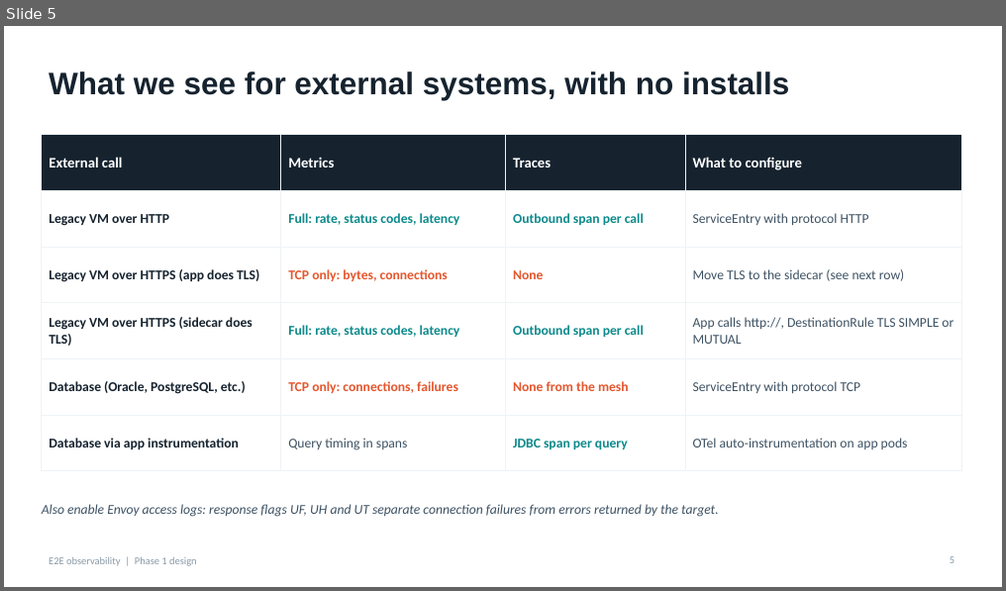
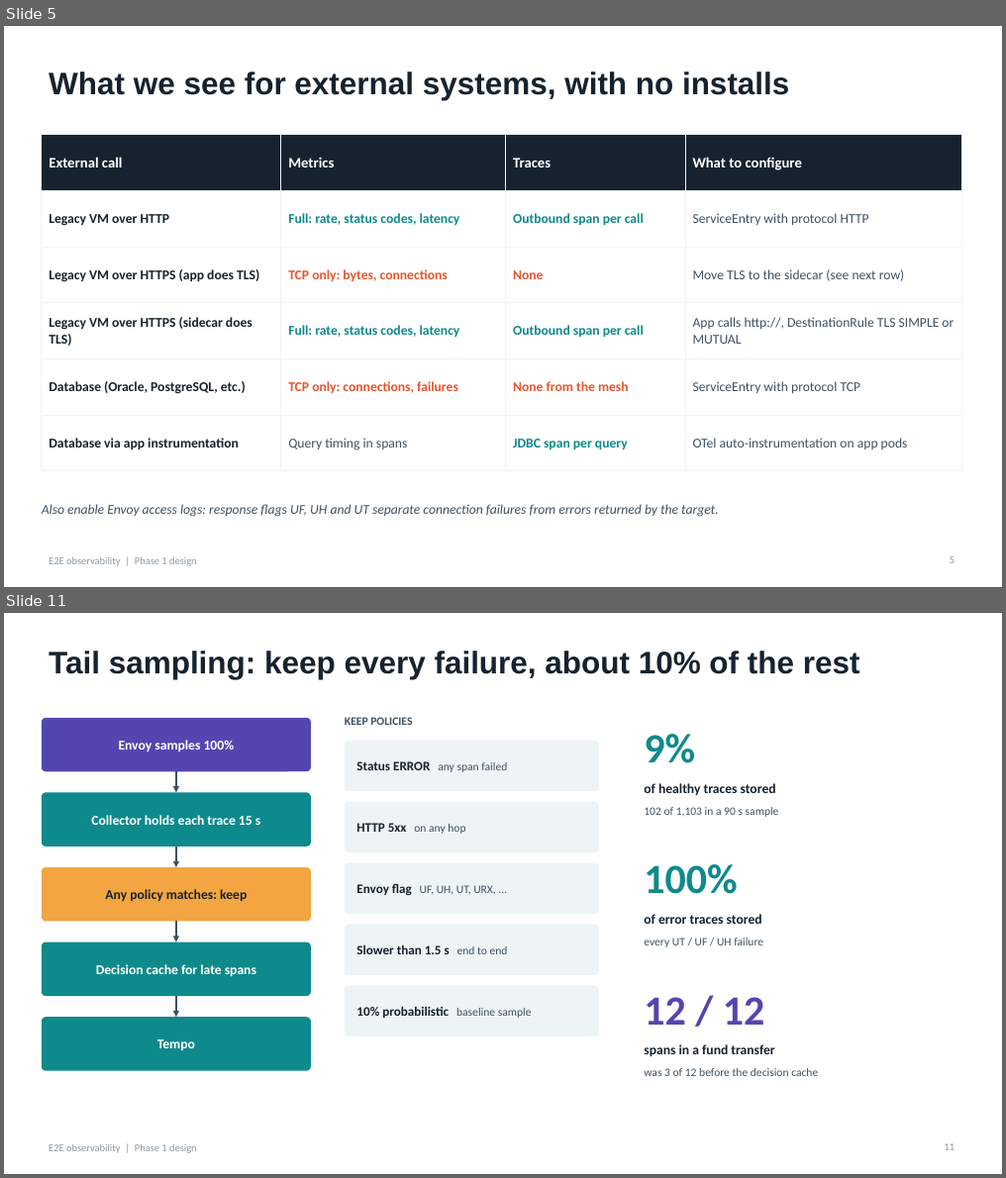
Before and after one commit to canpolatoral/monitoring-poc, a slide deck: docs/e2e_observability_design.pptx. Shown one above the other, each under a label of ours: slide 5 before the commit, slides 5 and 11 after it; the slides between them are not shown. The pictures are 1006x591 and 1006x1178 pixels, drawn with LibreOffice and Linux fonts; fonts in the diff are those of the drawing. Boxes give left, top, right and bottom in pixels: in the first picture for what was removed or moved away, otherwise in the second. Text is boxed around its words. In the diff, an @@ line names an element or a change of style, - is before the commit and + after.

```diff
--- a/docs/e2e_observability_design.pptx
+++ b/docs/e2e_observability_design.pptx
@@ slide 11 added at (4,613,1002,1174), background #FFFFFF; not listed: 1 template element that a slide beside it also shows @@
@@ title added at (49,651,860,679), 30 pt, text #16232F, bold @@
+Tail sampling: keep every failure, about 10% of the rest
@@ rounded rectangle added at (42,718,311,771), fill #5446B0, 13 pt, text #FFFFFF, bold @@
+Envoy samples 100%
@@ text added at (345,717,412,725), 11 pt, text #3E5263, bold @@
+KEEP POLICIES
@@ rounded rectangle added at (345,741,599,791), fill #EEF3F6, 11 pt, text #3E5263 @@
+Status ERROR any span failed
@@ text added at (644,734,695,763), 40 pt, text #0E8A8C, bold @@
+9%
@@ arrow added from (176, 771) to (176, 792), #3E5263 1.25 pt @@
@@ text added at (644,783,776,795), 13 pt, text #16232F, bold @@
+of healthy traces stored
@@ rounded rectangle added at (42,792,311,847), fill #0E8A8C, 13 pt, text #FFFFFF, bold @@
+Collector holds each trace 15 s
@@ rounded rectangle added at (345,802,599,853), fill #EEF3F6, 11 pt, text #3E5263 @@
+HTTP 5xx on any hop
@@ text added at (644,807,779,817), 11 pt, text #3E5263 @@
+102 of 1,103 in a 90 s sample
@@ arrow added from (176, 847) to (176, 867), #3E5263 1.25 pt @@
@@ rounded rectangle added at (42,867,311,922), fill #F2A541, 13 pt, text #16232F, bold @@
+Any policy matches: keep
@@ rounded rectangle added at (345,863,599,914), fill #EEF3F6, 11 pt, text #3E5263 @@
+Envoy flag UF, UH, UT, URX, ...
@@ text added at (644,864,737,894), 40 pt, text #0E8A8C, bold @@
+100%
@@ arrow added from (176, 922) to (176, 943), #3E5263 1.25 pt @@
@@ rounded rectangle added at (345,925,599,975), fill #EEF3F6, 12.5 pt, text #16232F, bold @@
+Slower than 1.5 s end to end
@@ text added at (644,914,762,924), 13 pt, text #16232F, bold @@
+of error traces stored
@@ text added at (644,938,763,948), 11 pt, text #3E5263 @@
+every UT / UF / UH failure
@@ rounded rectangle added at (42,943,311,996), fill #0E8A8C, 13 pt, text #FFFFFF, bold @@
+Decision cache for late spans
@@ arrow added from (176, 996) to (176, 1017), #3E5263 1.25 pt @@
@@ rounded rectangle added at (345,986,599,1037), fill #EEF3F6, 12.5 pt, text #16232F, bold @@
+10% probabilistic baseline sample
@@ text added at (644,997,765,1025), 40 pt, text #5446B0, bold @@
+12 / 12
@@ rounded rectangle added at (42,1017,311,1071), fill #0E8A8C, 13 pt, text #FFFFFF, bold @@
+Tempo
@@ text added at (644,1045,774,1057), 13 pt, text #16232F, bold @@
+spans in a fund transfer
@@ text added at (644,1068,818,1076), 11 pt, text #3E5263 @@
+was 3 of 12 before the decision cache
@@ page number added at (944,1144,955,1151), 10 pt, text #8A99A6 @@
+11
```
Also in this commit, not shown: 11 other slides added, 6 other files.
